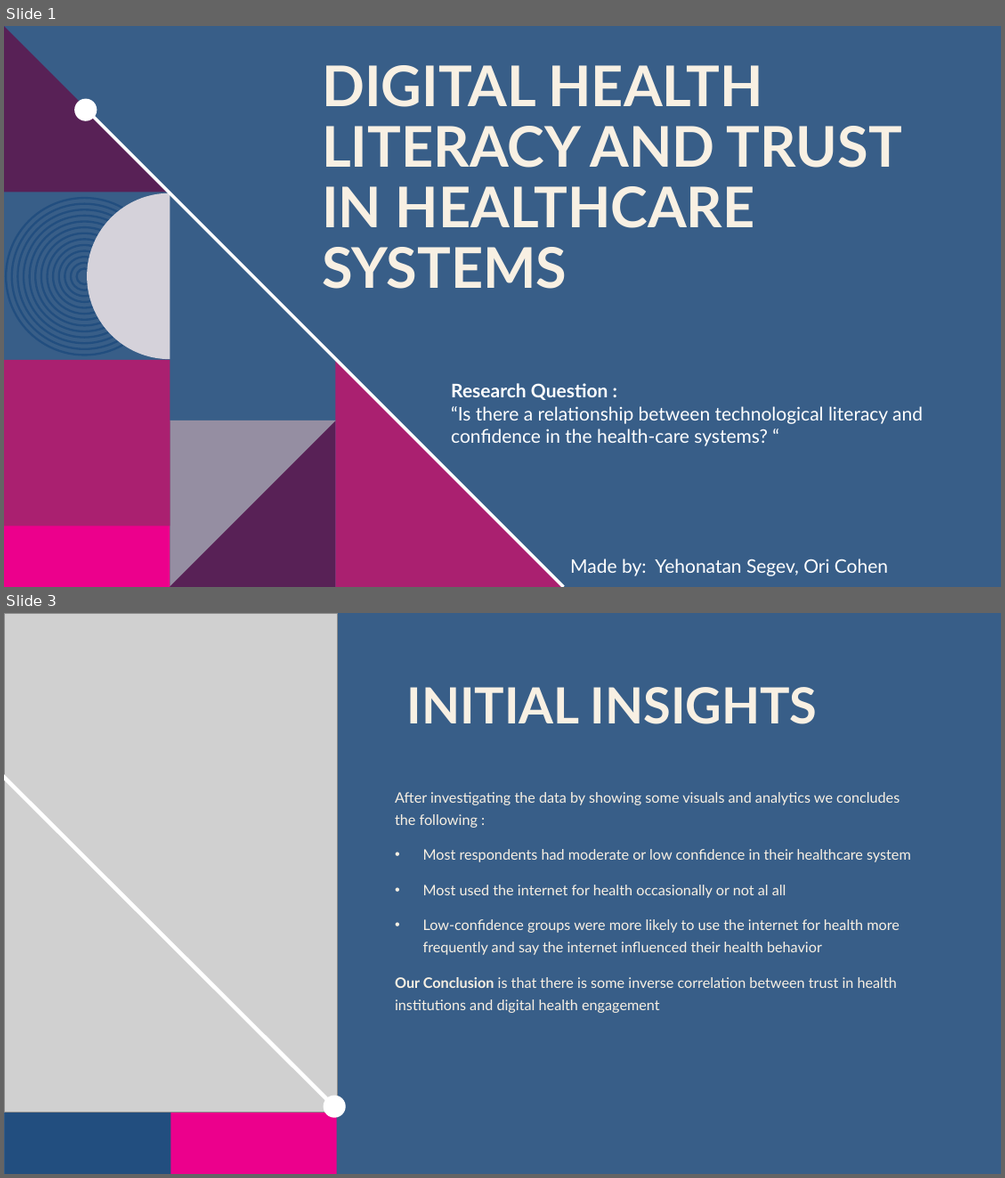
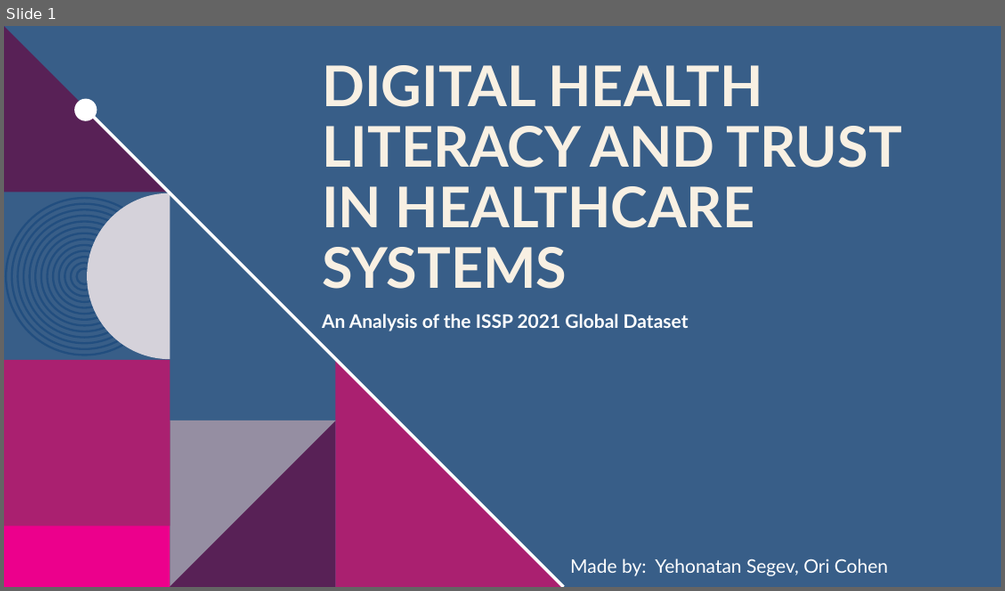
Before and after one commit to yonatanzxc123/ISSP-Health-Data-Analysis, a slide deck: Digital Health Literacy and Trust in Healthcare Systems.pptx. Shown one above the other, each under a label of ours: slides 1 and 3 before the commit, slide 1 after it; the slides between them are not shown. The pictures are 1005x1178 and 1005x591 pixels, drawn with LibreOffice and Linux fonts; fonts in the diff are those of the drawing; grey boxes stand for pictures; background and template pictures are left out. Boxes give left, top, right and bottom in pixels: in the first picture for what was removed or moved away, otherwise in the second. Text is boxed around its words. In the diff, an @@ line names an element or a change of style, - is before the commit and + after.

```diff
--- a/Digital Health Literacy and Trust in Healthcare Systems.pptx
+++ b/Digital Health Literacy and Trust in Healthcare Systems.pptx
@@ slide 3 removed at bbox=[4, 613, 1001, 1174], background #385E88 @@
@@ picture removed at bbox=[4, 613, 338, 1111] @@
@@ title removed at bbox=[406, 687, 817, 724] @@
-INITIAL INSIGHTS
@@ line removed from (4, 770) to (336, 1109) @@
@@ subtitle removed at bbox=[395, 792, 911, 1013] @@
-After investigating the data by showing some visuals and analytics we concludes the following :
-• Most respondents had moderate or low confidence in their healthcare system
-• Most used the internet for health occasionally or not al all
-• Low-confidence groups were more likely to use the internet for health more frequently and say the internet influenced their health behavior
-Our Conclusion is that there is some inverse correlation between trust in health institutions and digital health engagement
@@ group removed at bbox=[5, 944, 337, 1174]: 2 freeform shapes, 2 rectangles @@
@@ ellipse removed at bbox=[324, 1095, 346, 1118] @@
@@ slide 1 changed as well @@
@@ text at bbox=[322, 313, 688, 331]: text changed; bold on @@
-Research Question :
-“Is there a relationship between technological literacy and confidence in the health-care systems? “
+An Analysis of the ISSP 2021 Global Dataset
```
Also in this commit, not shown: 8 slides added, 3 other slides removed, 1 other file.
